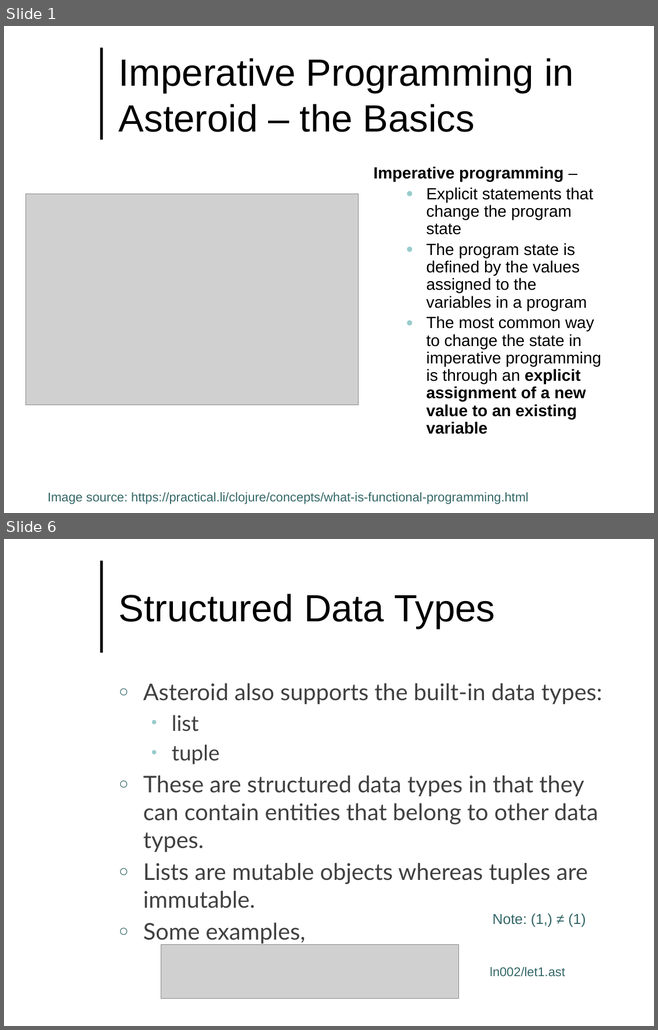
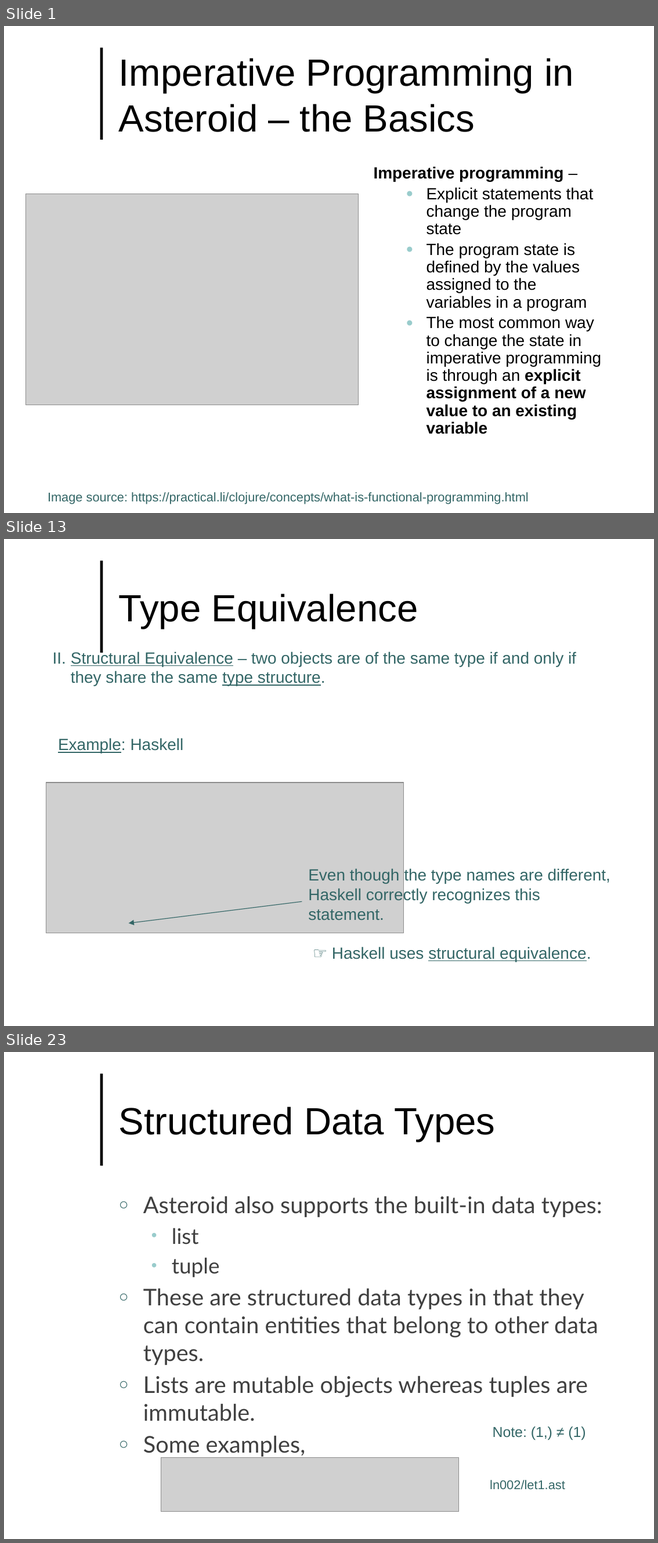
Before and after one commit to lutzhamel/CSC493, a slide deck: notes/csc493-ln002.pptx. Shown one above the other, each under a label of ours: slides 1 and 6 before the commit, slides 1, 13 and 23 after it; the slides between them are not shown. The pictures are 658x1030 and 658x1543 pixels, drawn with LibreOffice and Linux fonts; fonts in the diff are those of the drawing; grey boxes stand for pictures; background and template pictures are left out. Boxes give left, top, right and bottom in pixels: in the first picture for what was removed or moved away, otherwise in the second. Text is boxed around its words. In the diff, an @@ line names an element or a change of style, - is before the commit and + after.

```diff
--- a/notes/csc493-ln002.pptx
+++ b/notes/csc493-ln002.pptx
@@ slide 13 added at (4, 539, 654, 1026), background #FFFFFF; not listed: 1 template element that a slide beside it also shows @@
@@ title added at (119, 594, 418, 629), 42 pt, text #000000 @@
+Type Equivalence
@@ text added at (53, 651, 576, 686), 18 pt, text #336666 @@
+II. Structural Equivalence – two objects are of the same type if and only if
+they share the same type structure.
@@ text added at (58, 738, 184, 753), 18 pt, text #336666 @@
+Example: Haskell
@@ picture added at (46, 783, 404, 933) @@
@@ text added at (308, 868, 610, 962), 18 pt, text #336666 @@
+Even though the type names are different, Haskell correctly recognizes this statement.
+☞ Haskell uses structural equivalence.
@@ arrow added from (302, 901) to (129, 924), #336666 0.75 pt @@
@@ what was slide 6 is now slide 23 @@
```
Also in this commit, not shown: 4 slides changed, 17 other slides added, 1 slide removed, 15 other files.
